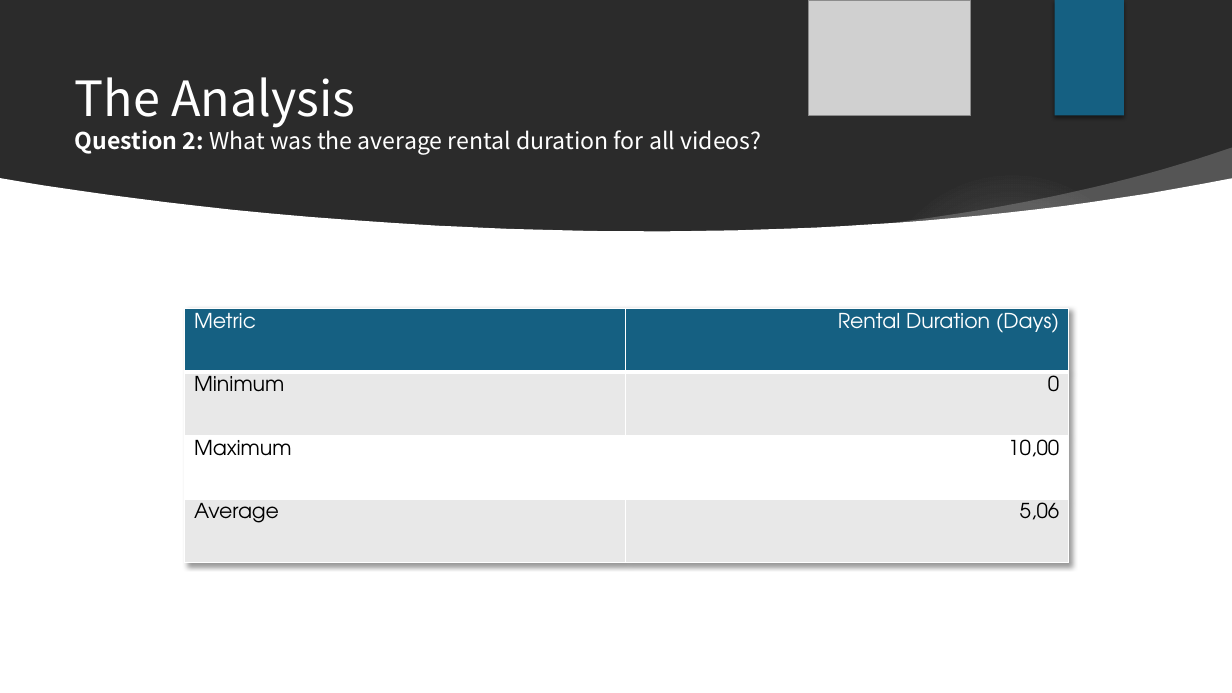
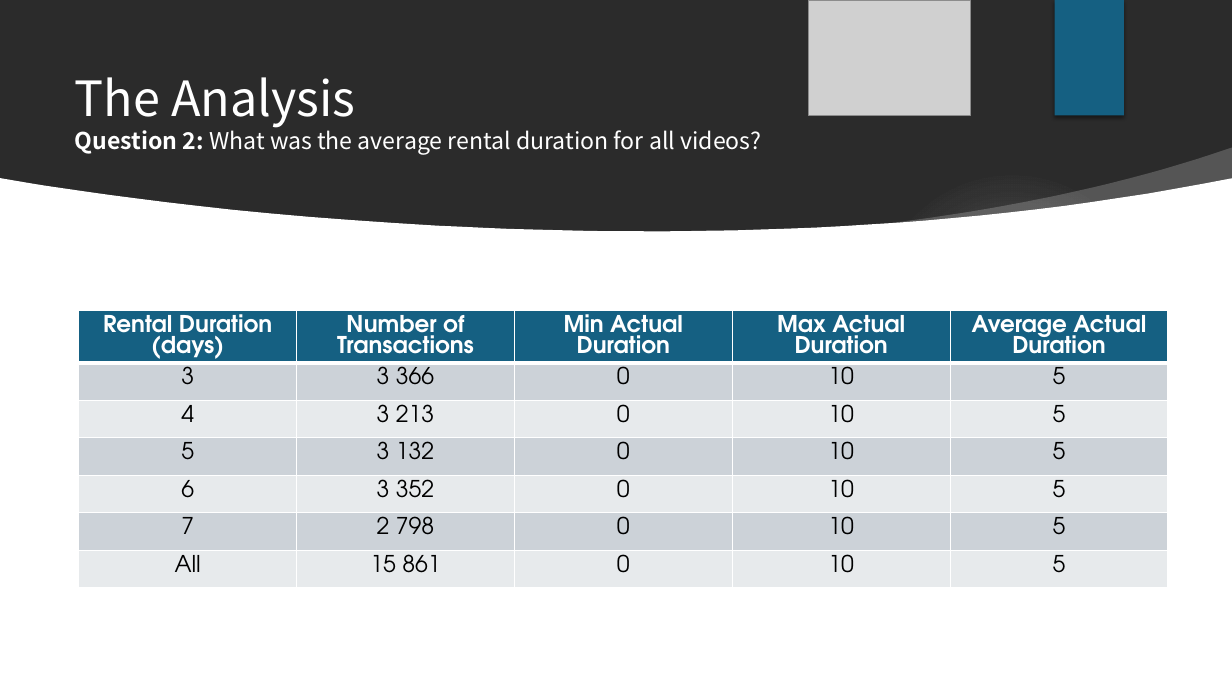
Before and after one commit to davidgriesel/03_streaming_service_database_queries, a slide deck: slide 7 of deliverables/presentation.pptx. Drawn at 1232x693 pixels with LibreOffice and Linux fonts; fonts in the diff are those of the drawing; grey boxes stand for pictures; background and template pictures are left out; a plain dark background stands for a picture behind light text. Boxes give left, top, right and bottom in pixels: in the first picture for what was removed or moved away, otherwise in the second. Text is boxed around its words. In the diff, an @@ line names an element or a change of style, - is before the commit and + after.

```diff
--- a/deliverables/presentation.pptx
+++ b/deliverables/presentation.pptx
@@ table added at <box>79,311,1169,600</box>, 7 rows, 5 columns @@
+Rental Duration (days) | Number of Transactions | Min Actual Duration | Max Actual Duration | Average Actual Duration
+3 | 3 366 | 0 | 10 | 5
+4 | 3 213 | 0 | 10 | 5
+5 | 3 132 | 0 | 10 | 5
+6 | 3 352 | 0 | 10 | 5
+7 | 2 798 | 0 | 10 | 5
+All | 15 861 | 0 | 10 | 5
@@ table removed at <box>185,309,1068,563</box>, 4 rows, 2 columns @@
-Metric | Rental Duration (Days)
-Minimum | 0
-Maximum | 10,00
-Average | 5,06
```
Also in this commit, not shown: 1 other slide changed, 26 other files.
